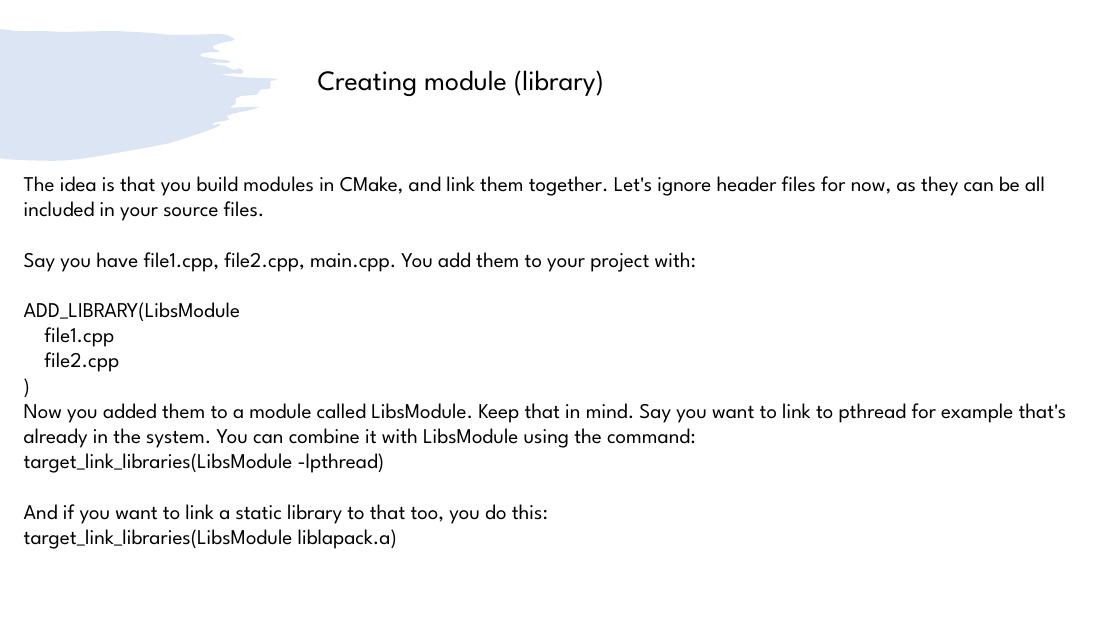
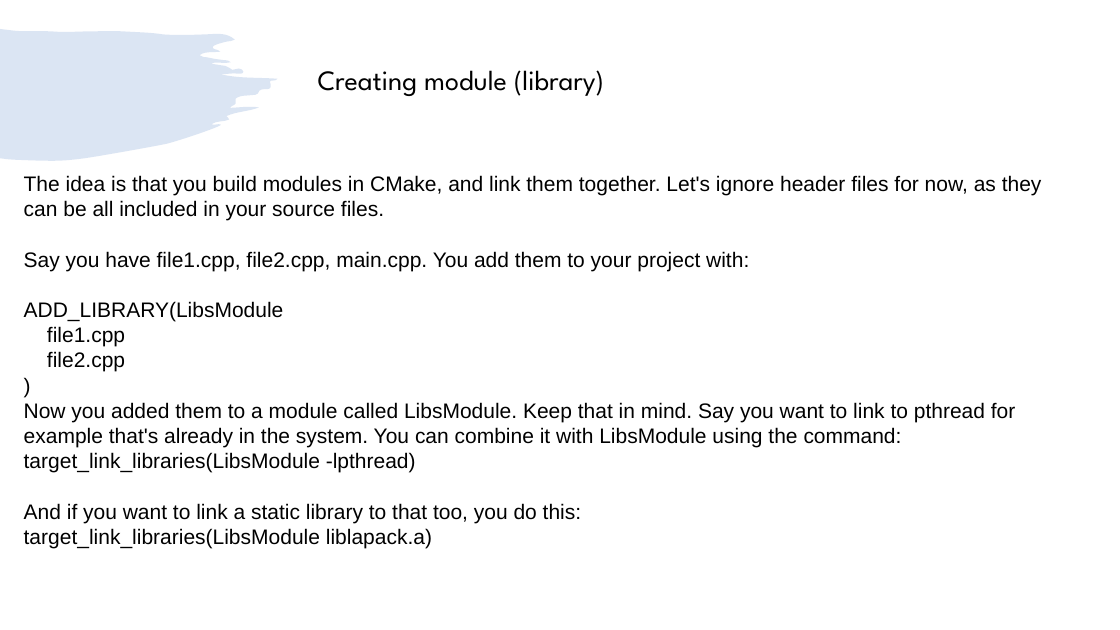
Before and after one commit to girishlande/cmake, a slide deck: slide 9 of learnings.pptx (slide 8 before the commit). Drawn at 1120x630 pixels with LibreOffice and Linux fonts; fonts in the diff are those of the drawing. Boxes give left, top, right and bottom in pixels: in the first picture for what was removed or moved away, otherwise in the second. Text is boxed around its words. In the diff, an @@ line names an element or a change of style, - is before the commit and + after.

Commit message:
Update cmake learning

```diff
--- a/learnings.pptx
+++ b/learnings.pptx
@@ text "The idea is that you ..." at <box>24,175,1042,548</box>: font League Spartan to Arial @@
```
Also in this commit, not shown: 3 other slides changed, 2 slides added, 1 slide removed.
